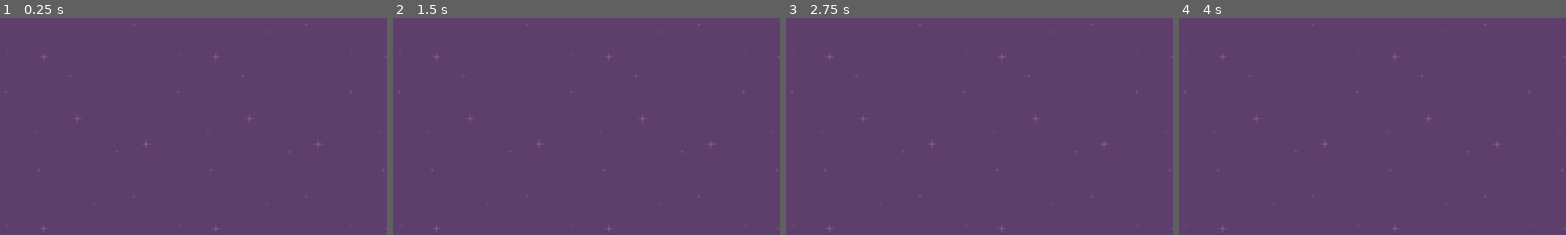
Above: before the commit, frames 1-4 (left to right).
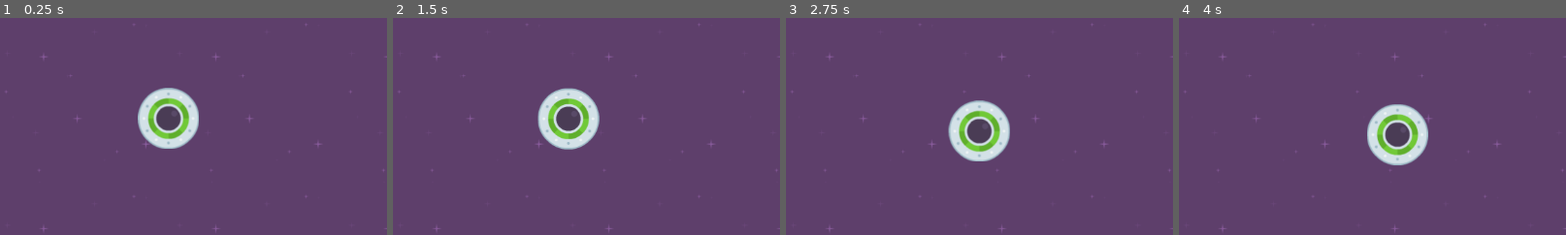
Above: after the commit, the same moments.

Repository: nplayer89/speedySaucer
Game: Godot game, scene res://level_1.tscn
Two runs of this game, one before a commit and one after it. Both use one fixed random seed, a clock stepped at 60 frames per second and the inputs below.
Inputs:
- Up to frame 1 (0.25 s): no input
- Up to frame 2 (1.5 s): tap Enter at 0.5 s; hold Right (move_right, bound only after the commit) 0.53-1.28 s; hold Down (move_down, bound only after the commit) from 1.28 s (still down)
- Up to frame 3 (2.75 s): release Down (move_down, bound only after the commit) at 2.03 s; hold Right (move_right, bound only after the commit) from 2.03 s (still down)
- Up to frame 4 (4 s): release Right (move_right, bound only after the commit) at 2.78 s; hold Up (move_up, bound only after the commit) 2.78-3.53 s; hold Left (move_left, bound only after the commit) from 3.53 s (still down)
The pictures show only the part of the screen within x 28-78%, y 24-74%; the shares and areas given below are measured in that part.

The runs differ from the first frame. In frame 1, 3.1% of the frame differs, in the area x 35-52%, y 32-61%; in frame 2, 3.1%; in frame 3, 3.1%; in frame 4, 3.1%, in the area x 48-65%, y 39-68%.

Commit message:
add player movement

Diff:
--- /dev/null
+++ b/level.gd
@@ -0,0 +1,9 @@
+extends Node2D
+
+# Called when the node enters the scene tree for the first time.
+func _ready():
+	pass
+
+# Called every frame. 'delta' is the elapsed time since the previous frame.
+func _process(delta):
+	pass
--- a/level_1.tscn
+++ b/level_1.tscn
@@ -1,11 +1,18 @@
-[gd_scene load_steps=2 format=3 uid="uid://bfyvd0uvurdls"]
+[gd_scene load_steps=4 format=3 uid="uid://bfyvd0uvurdls"]
 
 [ext_resource type="Texture2D" uid="uid://bo5g3fe0ldnbr" path="res://speedy_saucer_assets/purple.png" id="1_7uiy4"]
+[ext_resource type="Script" path="res://level.gd" id="1_xrewa"]
+[ext_resource type="PackedScene" uid="uid://3xwnorwg4gy4" path="res://player.tscn" id="2_8ekjd"]
 
 [node name="Level1" type="Node2D"]
+script = ExtResource("1_xrewa")
 
 [node name="Background" type="TextureRect" parent="."]
+z_index = -100
 offset_right = 1152.0
 offset_bottom = 648.0
 texture = ExtResource("1_7uiy4")
 stretch_mode = 1
+
+[node name="player" parent="." instance=ExtResource("2_8ekjd")]
+position = Vector2(575, 307)
--- /dev/null
+++ b/player.gd
@@ -0,0 +1,20 @@
+extends RigidBody2D
+
+
+# Called when the node enters the scene tree for the first time.
+func _ready():
+	pass
+
+# Called every frame. 'delta' is the elapsed time since the previous frame.
+func _process(delta):
+	pass
+
+func _physics_process(delta):
+	if Input.is_action_pressed("move_right"):
+		apply_force(Vector2(25, 0))
+	if Input.is_action_pressed("move_left"):
+		apply_force(Vector2(-25, 0))
+	if Input.is_action_pressed("move_down"):
+		apply_force(Vector2(0, 25))
+	if Input.is_action_pressed("move_up"):
+		apply_force(Vector2(0, -25))
--- a/player.tscn
+++ b/player.tscn
@@ -1,12 +1,14 @@
-[gd_scene load_steps=3 format=3 uid="uid://3xwnorwg4gy4"]
+[gd_scene load_steps=4 format=3 uid="uid://3xwnorwg4gy4"]
 
 [ext_resource type="Texture2D" uid="uid://cidjcq2ueamtu" path="res://speedy_saucer_assets/ufoGreen.png" id="1_iyfcl"]
+[ext_resource type="Script" path="res://player.gd" id="1_oc34k"]
 
 [sub_resource type="CircleShape2D" id="CircleShape2D_ak10l"]
 radius = 45.22
 
 [node name="player" type="RigidBody2D"]
 gravity_scale = 2.66454e-15
+script = ExtResource("1_oc34k")
 
 [node name="Sprite2D" type="Sprite2D" parent="."]
 texture = ExtResource("1_iyfcl")
--- a/project.godot
+++ b/project.godot
@@ -14,3 +14,30 @@
 run/main_scene="res://level_1.tscn"
 config/features=PackedStringArray("4.1", "Forward Plus")
 config/icon="res://icon.svg"
+
+[input]
+
+move_right={
+"deadzone": 0.5,
+"events": [Object(InputEventKey,"resource_local_to_scene":false,"resource_name":"","device":0,"window_id":0,"alt_pressed":false,"shift_pressed":false,"ctrl_pressed":false,"meta_pressed":false,"pressed":false,"keycode":0,"physical_keycode":4194321,"key_label":0,"unicode":0,"echo":false,"script":null)
+, Object(InputEventKey,"resource_local_to_scene":false,"resource_name":"","device":0,"window_id":0,"alt_pressed":false,"shift_pressed":false,"ctrl_pressed":false,"meta_pressed":false,"pressed":false,"keycode":0,"physical_keycode":68,"key_label":0,"unicode":0,"echo":false,"script":null)
+]
+}
+move_left={
+"deadzone": 0.5,
+"events": [Object(InputEventKey,"resource_local_to_scene":false,"resource_name":"","device":0,"window_id":0,"alt_pressed":false,"shift_pressed":false,"ctrl_pressed":false,"meta_pressed":false,"pressed":false,"keycode":0,"physical_keycode":4194319,"key_label":0,"unicode":0,"echo":false,"script":null)
+, Object(InputEventKey,"resource_local_to_scene":false,"resource_name":"","device":0,"window_id":0,"alt_pressed":false,"shift_pressed":false,"ctrl_pressed":false,"meta_pressed":false,"pressed":false,"keycode":0,"physical_keycode":65,"key_label":0,"unicode":0,"echo":false,"script":null)
+]
+}
+move_up={
+"deadzone": 0.5,
+"events": [Object(InputEventKey,"resource_local_to_scene":false,"resource_name":"","device":0,"window_id":0,"alt_pressed":false,"shift_pressed":false,"ctrl_pressed":false,"meta_pressed":false,"pressed":false,"keycode":0,"physical_keycode":4194320,"key_label":0,"unicode":0,"echo":false,"script":null)
+, Object(InputEventKey,"resource_local_to_scene":false,"resource_name":"","device":0,"window_id":0,"alt_pressed":false,"shift_pressed":false,"ctrl_pressed":false,"meta_pressed":false,"pressed":false,"keycode":0,"physical_keycode":87,"key_label":0,"unicode":0,"echo":false,"script":null)
+]
+}
+move_down={
+"deadzone": 0.5,
+"events": [Object(InputEventKey,"resource_local_to_scene":false,"resource_name":"","device":0,"window_id":0,"alt_pressed":false,"shift_pressed":false,"ctrl_pressed":false,"meta_pressed":false,"pressed":false,"keycode":0,"physical_keycode":4194322,"key_label":0,"unicode":0,"echo":false,"script":null)
+, Object(InputEventKey,"resource_local_to_scene":false,"resource_name":"","device":0,"window_id":0,"alt_pressed":false,"shift_pressed":false,"ctrl_pressed":false,"meta_pressed":false,"pressed":false,"keycode":0,"physical_keycode":83,"key_label":0,"unicode":0,"echo":false,"script":null)
+]
+}
